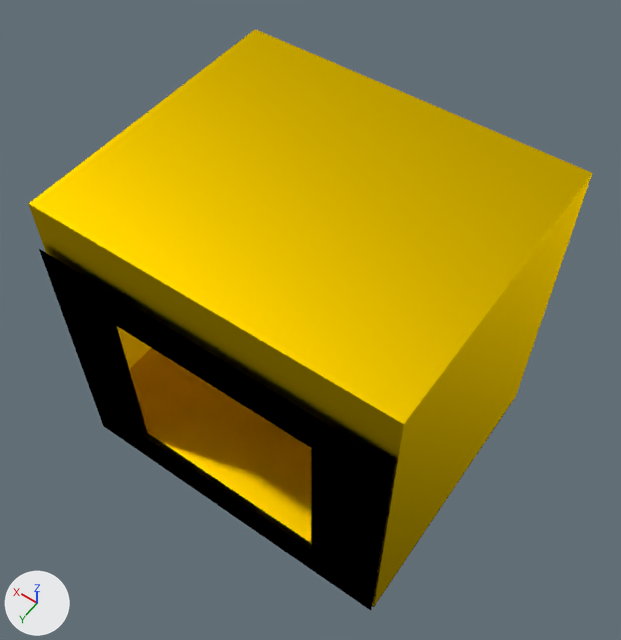
One commit to the Blender file Assets/Models/rocketBoots/toe.blend: the scene before it, then after it.
Both versions are drawn from a 50 mm camera at (-2.01, 2.86, 4.43) aimed at (0.01, 0.03, -0.01). The lights are fixed; the arrows at lower left show +X, +Y and +Z.

Objects in the first picture: 'Toe', 'Toe.Side.Attach'.
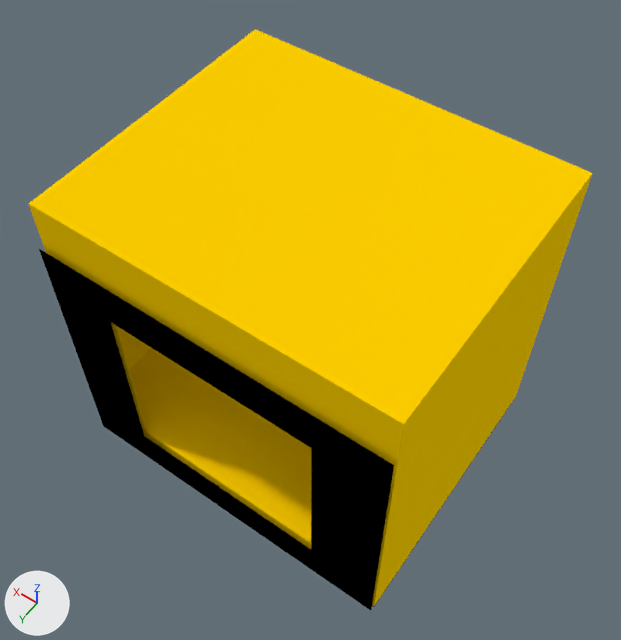
Location of each change, (x1, y1, x2, y2) in pixels of the pictures (621 x 640 px):
'Toe', recoloured: (29, 29, 592, 606) in both

The change, as a list of edits to the scene's bpy script:
```text
Add img_yellow_png:
    img_yellow_png = load_image('yellow.png', '../Textures/yellow.png', 1024, 1024, 'sRGB')
Add mat_yellow:
    mat_yellow = diffuse_material('yellow')
    mat_yellow.texture = img_yellow_png
    mat_yellow.roughness = 0.3
Change me_cube_001:
    where me_cube_001.from_pydata(...)  # 88 vertices, 82 faces, 5 loose edges; spans x -1.0..1.0, y -1.8..0.2, z -1.0..1.0
    remove me_cube_001.materials.append(mat_toe)
    add me_cube_001.materials.append(mat_yellow)  # picture img_yellow_png
```
